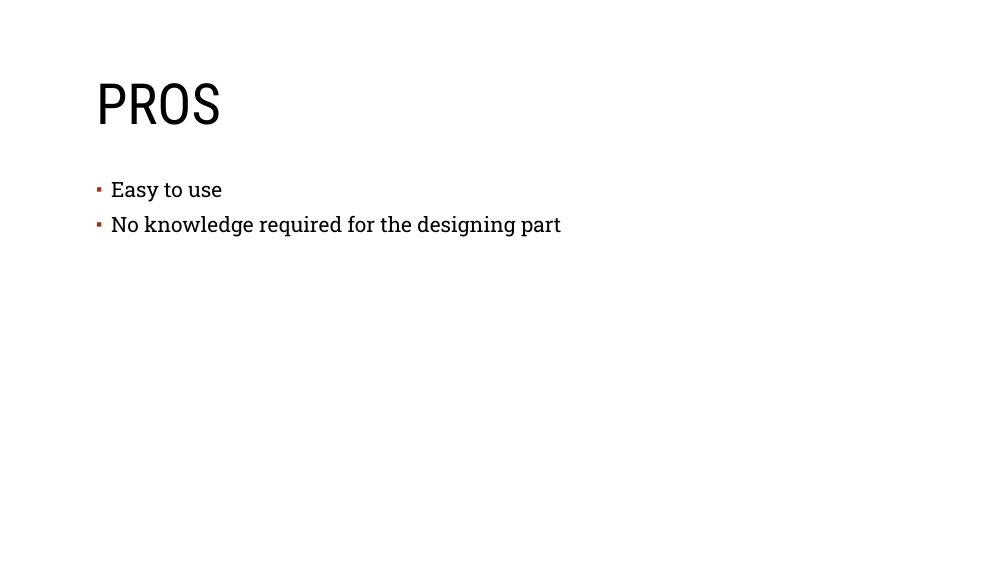
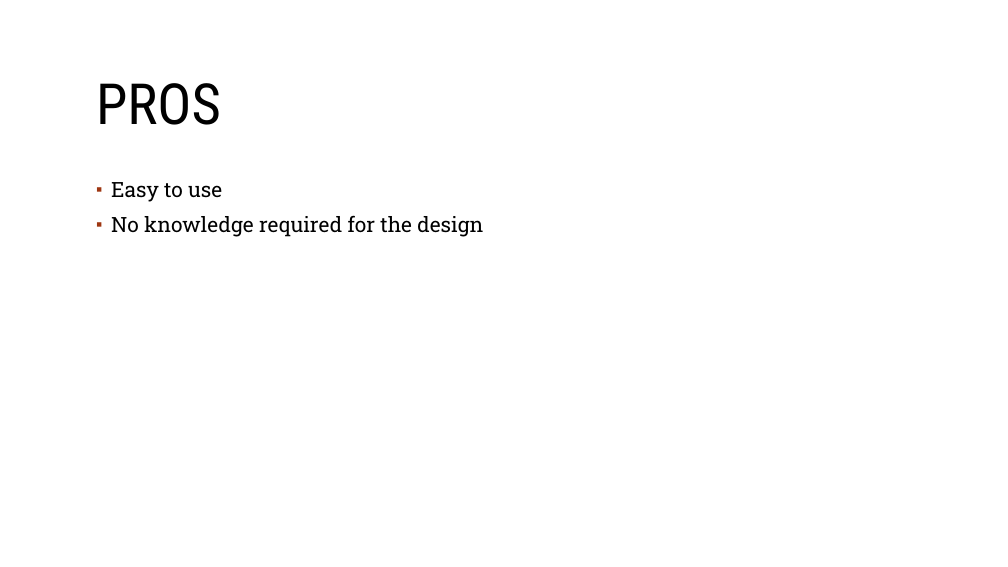
Before and after one commit to sebivenlo/Vaadin-workshop, a slide deck: slide 28 of Documentation/Frontend-technologies.odp (slide 16 before the commit). Drawn at 1008x567 pixels with LibreOffice and Linux fonts; fonts in the diff are those of the drawing; background and template pictures are left out. Boxes give left, top, right and bottom in pixels: in the first picture for what was removed or moved away, otherwise in the second. Text is boxed around its words. In the diff, an @@ line names an element or a change of style, - is before the commit and + after.

```diff
--- a/Documentation/Frontend-technologies.odp
+++ b/Documentation/Frontend-technologies.odp
@@ text at (111, 215, 483, 237): text changed @@
-▪ No knowledge required for the designing part
+▪ No knowledge required for the design
```
Also in this commit, not shown: 9 other slides changed, 10 slides added, 2 slides removed, 5 other files.
